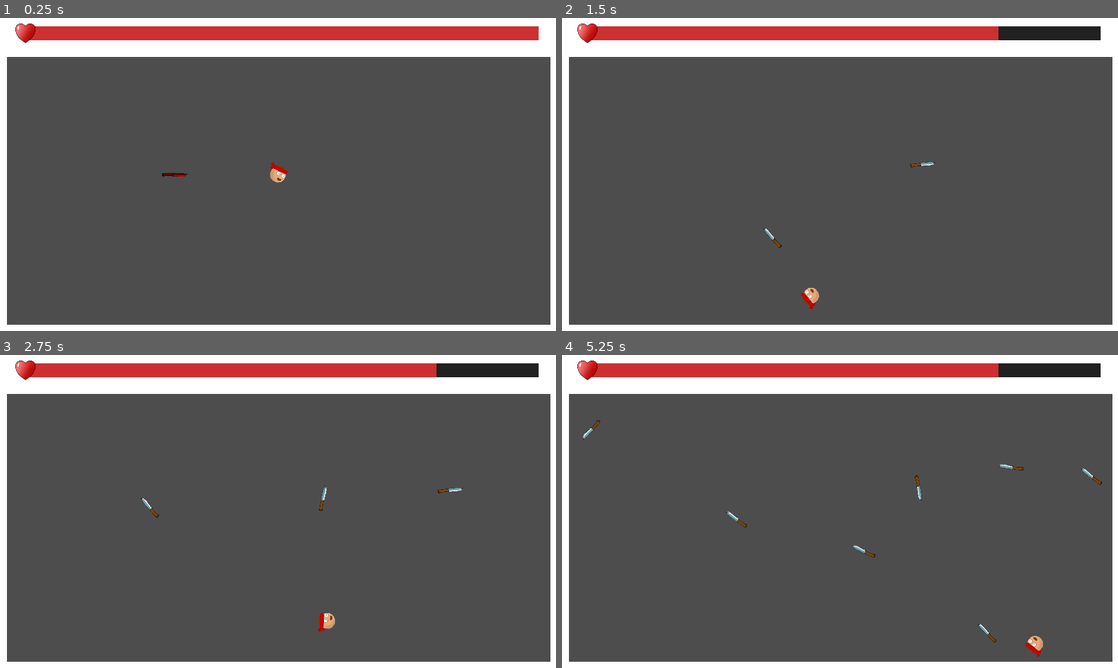
Above: before the commit, frames 1-4 (two rows, left to right).
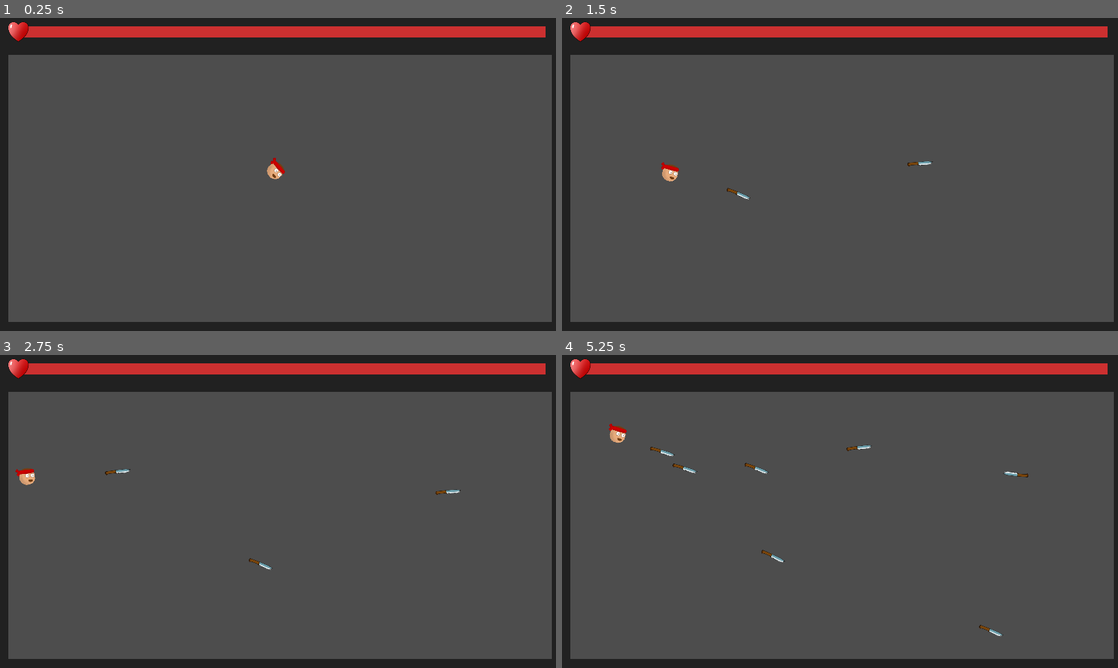
Above: after the commit, the same moments.

Repository: RoshanDavis/Dagger-Dodge-Godot-Project
Game: Godot game, scene res://scenes/game.tscn
Same seed, same stepped clock (60 frames per second), same inputs: the game is played once before the commit and once after it.
Inputs (mouse positions are in pixels of both pictures, inside the frame that each line leads up to):
- Up to frame 1 (0.25 s): no input
- Up to frame 2 (1.5 s): move the mouse to (962, 158) at 0.52 s; click (962, 158) at 0.6 s; move the mouse to (728, 190) at 1.27 s; click (728, 190) at 1.35 s
- Up to frame 3 (2.75 s): move the mouse to (333, 442) at 2.02 s; click (333, 442) at 2.1 s
- Up to frame 4 (5.25 s): move the mouse to (812, 574) at 2.77 s; click (812, 574) at 2.85 s; move the mouse to (1006, 558) at 3.52 s; click (1006, 558) at 3.6 s; move the mouse to (673, 464) at 4.27 s; click (673, 464) at 4.35 s; move the mouse to (867, 511) at 5.02 s; click (867, 511) at 5.1 s

The runs differ from the first frame. In frame 1, 14% of the frame differs, in the area x 0-100%, y 0-100%; in frame 2, 15%; in frame 3, 15%; in frame 4, 16%.

Commit message:
added score system

Diff:
--- a/scenes/game.gd
+++ b/scenes/game.gd
@@ -1,4 +1,7 @@
 extends Node
+
+@onready var score:int = 0
+@onready var gameOverMenu = preload("res://scenes/game_over_menu.tscn")
 
 func set_max_health(health):
 	if has_node("HealthBar"):
@@ -11,3 +14,11 @@
 		$HealthBar.set_current_health(health)
 	else:
 		printerr("Health Bar Component Missing")
+
+func game_over():
+	var gameOverMenuInstance = gameOverMenu.instantiate()
+	gameOverMenuInstance.position = Vector2(0,0)
+	get_tree().get_root().get_node("Game").add_child(gameOverMenuInstance)
+
+func add_score(score):
+	self.score += score
--- a/scenes/game.tscn
+++ b/scenes/game.tscn
@@ -1,7 +1,6 @@
-[gd_scene load_steps=6 format=3 uid="uid://cg6nshbkea3ju"]
+[gd_scene load_steps=5 format=3 uid="uid://cg6nshbkea3ju"]
 
 [ext_resource type="PackedScene" uid="uid://bq53kn6frissv" path="res://scenes/wall.tscn" id="1_1iadt"]
-[ext_resource type="PackedScene" uid="uid://c3fassb2p38gs" path="res://scenes/dagger.tscn" id="1_201gs"]
 [ext_resource type="Script" path="res://scenes/game.gd" id="1_so7ud"]
 [ext_resource type="PackedScene" uid="uid://ctyuky1aelg4h" path="res://scenes/player.tscn" id="3_7iytr"]
 [ext_resource type="PackedScene" uid="uid://dmvpjjyhh4aps" path="res://scenes/health_bar.tscn" id="4_iuutx"]
@@ -9,11 +8,9 @@
 [node name="Game" type="Node"]
 script = ExtResource("1_so7ud")
 
-[node name="Dagger" parent="." instance=ExtResource("1_201gs")]
-modulate = Color(0.840323, 0.0197806, 0, 1)
-position = Vector2(-252, 0)
-
 [node name="Boundary" type="Node2D" parent="."]
+modulate = Color(0.129412, 0.129412, 0.129412, 1)
+position = Vector2(579, 319)
 
 [node name="Wall" parent="Boundary" instance=ExtResource("1_1iadt")]
 position = Vector2(-577, 0)
@@ -32,12 +29,9 @@
 rotation = -1.5708
 
 [node name="Camera2D" type="Camera2D" parent="."]
+anchor_mode = 0
 
 [node name="Player" parent="." instance=ExtResource("3_7iytr")]
+position = Vector2(570, 317)
 
 [node name="HealthBar" parent="." instance=ExtResource("4_iuutx")]
-offset_left = -515.0
-offset_top = -307.0
-offset_right = -19.0
-offset_bottom = -909.0
-scale = Vector2(0.639999, 0.639999)
--- /dev/null
+++ b/scenes/game_over_menu.tscn
@@ -0,0 +1,102 @@
+[gd_scene load_steps=4 format=3 uid="uid://b8ccavladcnqg"]
+
+[ext_resource type="Script" path="res://scripts/game_over_menu.gd" id="1_ue55t"]
+
+[sub_resource type="LabelSettings" id="LabelSettings_r0flp"]
+font_size = 52
+
+[sub_resource type="LabelSettings" id="LabelSettings_c6tok"]
+font_size = 25
+
+[node name="Game Over Menu" type="Control"]
+layout_mode = 3
+anchors_preset = 15
+anchor_right = 1.0
+anchor_bottom = 1.0
+grow_horizontal = 2
+grow_vertical = 2
+script = ExtResource("1_ue55t")
+
+[node name="BG" type="ColorRect" parent="."]
+layout_mode = 1
+anchors_preset = 8
+anchor_left = 0.5
+anchor_top = 0.5
+anchor_right = 0.5
+anchor_bottom = 0.5
+offset_left = -311.0
+offset_top = -184.0
+offset_right = 310.0
+offset_bottom = 184.0
+grow_horizontal = 2
+grow_vertical = 2
+color = Color(0, 0, 0, 0.392157)
+
+[node name="GameOver" type="Label" parent="."]
+layout_mode = 1
+anchors_preset = 8
+anchor_left = 0.5
+anchor_top = 0.5
+anchor_right = 0.5
+anchor_bottom = 0.5
+offset_left = -218.0
+offset_top = -145.0
+offset_right = 219.0
+offset_bottom = -73.0
+grow_horizontal = 2
+grow_vertical = 2
+text = "Game Over"
+label_settings = SubResource("LabelSettings_r0flp")
+horizontal_alignment = 1
+vertical_alignment = 1
+
+[node name="ScoreTitle" type="Label" parent="."]
+layout_mode = 1
+anchors_preset = 8
+anchor_left = 0.5
+anchor_top = 0.5
+anchor_right = 0.5
+anchor_bottom = 0.5
+offset_left = -30.0
+offset_top = -71.0
+offset_right = 37.0
+offset_bottom = -36.0
+grow_horizontal = 2
+grow_vertical = 2
+text = "Score"
+label_settings = SubResource("LabelSettings_c6tok")
+horizontal_alignment = 1
+vertical_alignment = 1
+
+[node name="Score" type="Label" parent="."]
+layout_mode = 1
+anchors_preset = 8
+anchor_left = 0.5
+anchor_top = 0.5
+anchor_right = 0.5
+anchor_bottom = 0.5
+offset_left = -218.0
+offset_top = -35.0
+offset_right = 219.0
+offset_bottom = 37.0
+grow_horizontal = 2
+grow_vertical = 2
+text = "0
+"
+label_settings = SubResource("LabelSettings_r0flp")
+horizontal_alignment = 1
+vertical_alignment = 1
+
+[node name="Restart Button" type="TextureButton" parent="."]
+layout_mode = 1
+anchors_preset = 8
+anchor_left = 0.5
+anchor_top = 0.5
+anchor_right = 0.5
+anchor_bottom = 0.5
+offset_left = -20.0
+offset_top = 36.0
+offset_right = 20.0
+offset_bottom = 76.0
+grow_horizontal = 2
+grow_vertical = 2
--- a/scenes/health_bar.tscn
+++ b/scenes/health_bar.tscn
@@ -1,10 +1,10 @@
 [gd_scene load_steps=5 format=3 uid="uid://dmvpjjyhh4aps"]
 
 [ext_resource type="Texture2D" uid="uid://cmpyo6hjhthd4" path="res://assets/environment/heart.png" id="1_8cvq5"]
-[ext_resource type="Script" path="res://scenes/health_bar.gd" id="1_aqge4"]
+[ext_resource type="Script" path="res://scripts/health_bar.gd" id="1_aqge4"]
 
 [sub_resource type="StyleBoxFlat" id="StyleBoxFlat_kiv8s"]
-bg_color = Color(0.129558, 0.129558, 0.129558, 1)
+bg_color = Color(0.1, 0.1, 0.1, 1)
 
 [sub_resource type="StyleBoxFlat" id="StyleBoxFlat_q37fa"]
 bg_color = Color(0.8, 0.188235, 0.188235, 1)
@@ -15,8 +15,8 @@
 anchor_bottom = 1.0
 offset_left = 47.0
 offset_top = 17.0
-offset_right = -65.0
-offset_bottom = -585.0
+offset_right = -22.0
+offset_bottom = -607.0
 grow_horizontal = 2
 grow_vertical = 2
 theme_override_styles/background = SubResource("StyleBoxFlat_kiv8s")
@@ -27,5 +27,6 @@
 script = ExtResource("1_aqge4")
 
 [node name="Heart" type="Sprite2D" parent="."]
-position = Vector2(-13, 22)
+position = Vector2(-9, 11)
+scale = Vector2(0.65625, 0.65625)
 texture = ExtResource("1_8cvq5")
--- a/scenes/player.tscn
+++ b/scenes/player.tscn
@@ -13,6 +13,7 @@
 [node name="Player" type="CharacterBody2D" groups=["player"]]
 motion_mode = 1
 script = ExtResource("1_tcxtc")
+health = 3
 
 [node name="Prototype-circle" type="Sprite2D" parent="."]
 scale = Vector2(0.5, 0.5)
--- a/scripts/dagger.gd
+++ b/scripts/dagger.gd
@@ -4,9 +4,11 @@
 
 @export var speed:float = 300
 @export var damage = 1
+@export var health = 1
 
 func _ready():
 	velocity = global_transform.basis_xform(Vector2.RIGHT * speed)
+	$HealthComponent.set_initial_health(health)
 
 func _physics_process(delta):
 	movement(delta)
@@ -30,3 +32,7 @@
 
 func _on_timer_timeout():
 	invincibile = false
+
+func on_death():
+	get_parent().add_score(health + damage);
+	call_deferred("queue_free")
--- /dev/null
+++ b/scripts/game_over_menu.gd
@@ -0,0 +1,8 @@
+extends Control
+
+func _ready():
+	var score = get_parent().score
+	set_score(score)
+
+func set_score(score):
+	$Score.text = str(score)
--- a/scripts/health_component.gd
+++ b/scripts/health_component.gd
@@ -14,6 +14,7 @@
 func take_damage(damage):
 	currentHealth -= damage
 	if currentHealth <= 0:
-		#get_parent().queue_free() # temp code
-		get_parent().call_deferred("queue_free")
-		#print_debug(get_parent())
+		if get_parent().has_method("on_death"):
+			get_parent().on_death()
+		else:
+			get_parent().call_deferred("queue_free")
--- a/scripts/player.gd
+++ b/scripts/player.gd
@@ -41,3 +41,7 @@
 func _on_hitbox_area_entered(area):
 	if area.is_in_group("dagger"):
 		area.get_parent().take_damage(1)
+
+func on_death():
+	get_parent().game_over()
+	call_deferred("queue_free")
Renamed: scenes/health_bar.gd -> scripts/health_bar.gd
